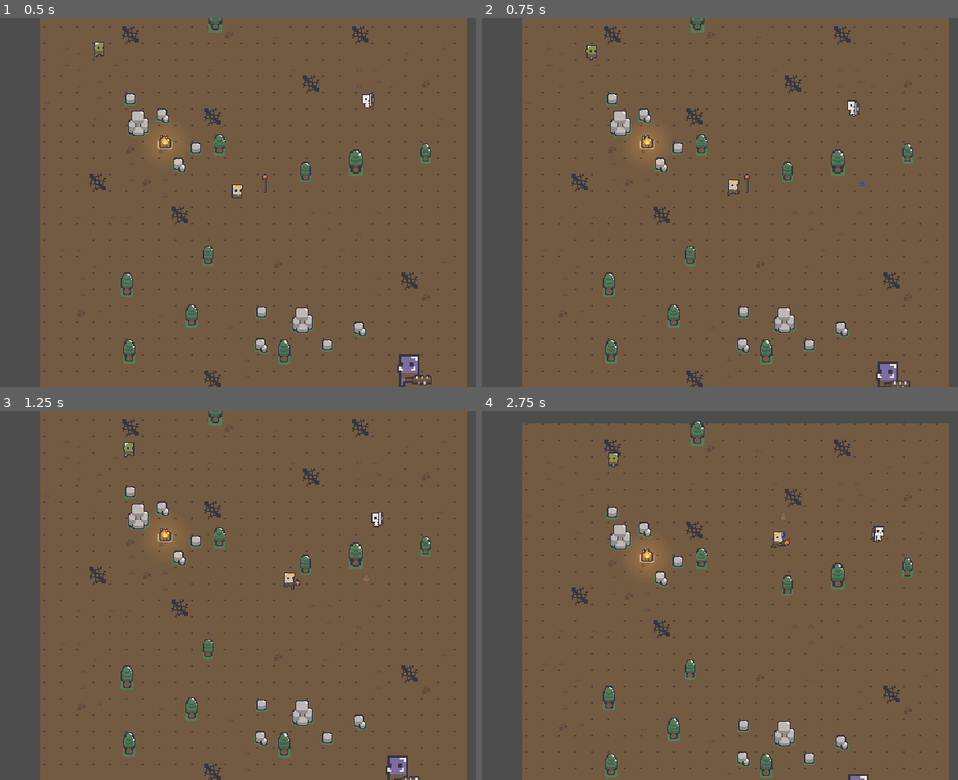
Above: before the commit, frames 1-4 (two rows, left to right).
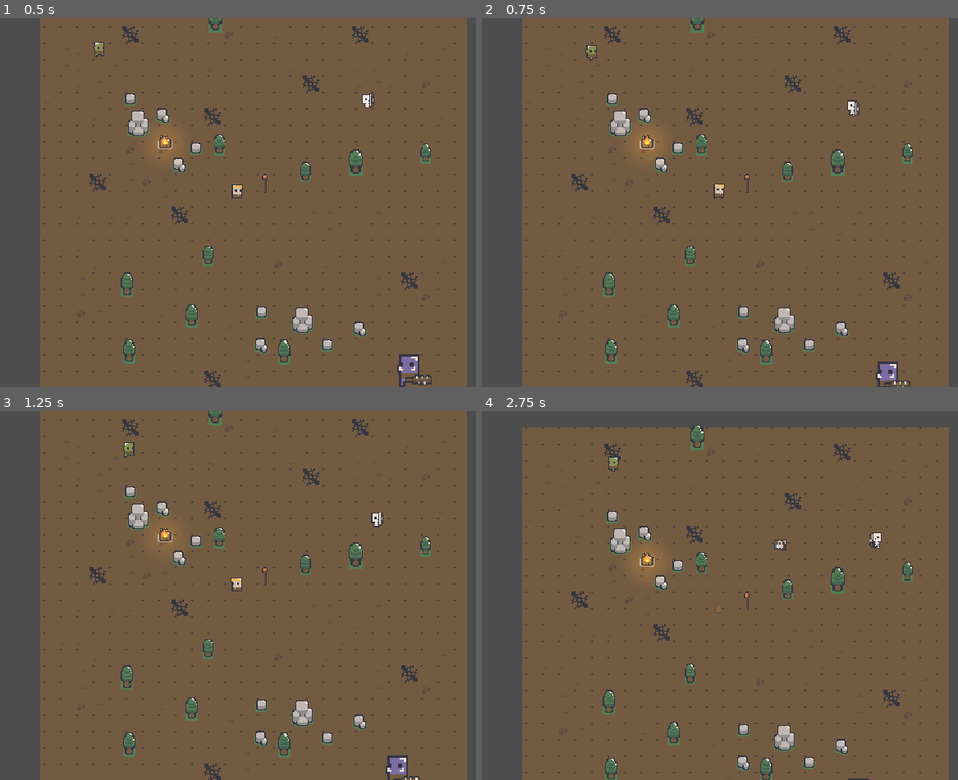
Above: after the commit, the same moments.

Repository: qmarsala/DeliciousDungeon
Game: Godot game, scene res://scenes/debug.tscn
Two runs of this game, one before a commit and one after it. Both use one fixed random seed, a clock stepped at 60 frames per second and the inputs below. This scene is started directly instead of the project's main scene.
Inputs (mouse positions are in pixels of both pictures, inside the frame that each line leads up to):
- Up to frame 1 (0.5 s): no input
- Up to frame 2 (0.75 s): move the mouse to (862, 184) at 0.52 s; press the mouse at (862, 184) at 0.53 s
- Up to frame 3 (1.25 s): no input
- Up to frame 4 (2.75 s): move the mouse to (586, 613) at 1.27 s; release the mouse at (586, 613) at 1.28 s; tap Q (basic_attack) at 1.35 s; click (586, 613) at 1.55 s; move the mouse to (781, 514) at 2.02 s; hold Right mouse button (dash) from 2.03 s (still down); click (781, 514) at 2.3 s

Frame 1 is identical in both runs. In frame 2, 0.2% of the frame differs, in the area x 48-81%, y 43-49%; in frame 3, 0.2%; in frame 4, 5.4%, in the area x 8-99%, y 2-100%.
Error after the commit: Parse Error: Could not find type "Spell" in the current scope. (res://assets/scripts/player/magic_attack.gd:30)

Commit message:
housekeeping

Diff:
--- a/src/assets/data/conflagrate.tres
+++ b/src/assets/data/conflagrate.tres
@@ -1,11 +1,11 @@
 [gd_resource type="Resource" script_class="SpellData" load_steps=3 format=3 uid="uid://chw5576wg47v4"]
 
 [ext_resource type="Script" path="res://assets/data/spell.gd" id="1_tv6dx"]
-[ext_resource type="PackedScene" uid="uid://cj44w170s0wa3" path="res://scenes/items/spell.tscn" id="2_rpfhk"]
+[ext_resource type="PackedScene" uid="uid://c1tv7g4ssauru" path="res://scenes/items/conflagrate.tscn" id="2_wrou6"]
 
 [resource]
 script = ExtResource("1_tv6dx")
-spell = ExtResource("2_rpfhk")
+spell = ExtResource("2_wrou6")
 cast_time = 0.25
 cooldown = 1.0
 attack_action = "heavy_attack"
--- /dev/null
+++ b/src/assets/scripts/items/conflagrate.gd
@@ -0,0 +1,34 @@
+extends Node2D
+class_name Conflagrate
+
+@onready var area_2d: Area2D = $Area2D
+@onready var animated_sprite_2d: AnimatedSprite2D = $AnimatedSprite2D
+
+var damage: Array[float]
+
+func init(damage_data: Array[float]):
+	damage = damage_data
+
+func deal_damage(amount):
+	var targets = area_2d.get_overlapping_areas()
+	for t in targets:
+		if t is Hitbox:
+			t.receive_damage(amount)
+
+func _on_initial_damage_timer_timeout() -> void:
+	if damage.size() > 0:
+		deal_damage(damage[0])
+
+func _on_mid_damage_timer_timeout() -> void:
+	if damage.size() > 1:
+		deal_damage(damage[1])
+	elif damage.size() > 0:
+		deal_damage(damage.back())
+
+func _on_final_damage_timer_timeout() -> void:
+	if damage.size() > 2:
+		deal_damage([damage[2]])
+	elif damage.size() > 0:
+		deal_damage(damage.back())
+	#animated_sprite_2d.visible = false
+	queue_free()
--- a/src/assets/scripts/items/spell.gd
+++ /dev/null
@@ -1,22 +0,0 @@
-extends Node2D
-class_name Spell
-
-@onready var area_2d: Area2D = $Area2D
-@onready var animated_sprite_2d: AnimatedSprite2D = $AnimatedSprite2D
-
-func _on_initial_damage_timer_timeout() -> void:
-	deal_damage(1)
-
-func _on_final_damage_timer_timeout() -> void:
-	animated_sprite_2d.visible = false
-	deal_damage(3)
-	queue_free()
-
-func deal_damage(amount):
-	var targets = area_2d.get_overlapping_areas()
-	for t in targets:
-		if t is Hitbox:
-			t.receive_damage(amount)
-
-func _on_mid_damage_timer_timeout() -> void:
-	deal_damage(2)
--- a/src/assets/scripts/player/player.gd
+++ b/src/assets/scripts/player/player.gd
@@ -42,6 +42,7 @@
 var is_dash_cooldown: bool
 
 #how else could we do this?
+# if hills go east west we may also want to pitch the angle of movement
 var is_hill: bool
 
 #temp:
--- a/src/scenes/items/spell.tscn
+++ b/src/scenes/items/conflagrate.tscn
@@ -1,38 +1,38 @@
-[gd_scene load_steps=13 format=3 uid="uid://cj44w170s0wa3"]
+[gd_scene load_steps=13 format=3 uid="uid://c1tv7g4ssauru"]
 
-[ext_resource type="Script" path="res://assets/scripts/items/spell.gd" id="1_2wrd2"]
-[ext_resource type="Texture2D" uid="uid://cdk267i0i80jy" path="res://assets/sprites/dungeon/fire_.png" id="1_4t0kg"]
+[ext_resource type="Script" path="res://assets/scripts/items/conflagrate.gd" id="1_1lhgn"]
+[ext_resource type="Texture2D" uid="uid://cdk267i0i80jy" path="res://assets/sprites/dungeon/fire_.png" id="2_8uc83"]
 
 [sub_resource type="AtlasTexture" id="AtlasTexture_d85sh"]
-atlas = ExtResource("1_4t0kg")
+atlas = ExtResource("2_8uc83")
 region = Rect2(16, 16, 16, 16)
 
 [sub_resource type="AtlasTexture" id="AtlasTexture_dqory"]
-atlas = ExtResource("1_4t0kg")
+atlas = ExtResource("2_8uc83")
 region = Rect2(32, 16, 16, 16)
 
 [sub_resource type="AtlasTexture" id="AtlasTexture_txlnw"]
-atlas = ExtResource("1_4t0kg")
+atlas = ExtResource("2_8uc83")
 region = Rect2(48, 16, 16, 16)
 
 [sub_resource type="AtlasTexture" id="AtlasTexture_g6c5x"]
-atlas = ExtResource("1_4t0kg")
+atlas = ExtResource("2_8uc83")
 region = Rect2(64, 16, 16, 16)
 
 [sub_resource type="AtlasTexture" id="AtlasTexture_a7ogn"]
-atlas = ExtResource("1_4t0kg")
+atlas = ExtResource("2_8uc83")
 region = Rect2(16, 32, 16, 16)
 
 [sub_resource type="AtlasTexture" id="AtlasTexture_vpd4u"]
-atlas = ExtResource("1_4t0kg")
+atlas = ExtResource("2_8uc83")
 region = Rect2(32, 32, 16, 16)
 
 [sub_resource type="AtlasTexture" id="AtlasTexture_giwgs"]
-atlas = ExtResource("1_4t0kg")
+atlas = ExtResource("2_8uc83")
 region = Rect2(48, 32, 16, 16)
 
 [sub_resource type="AtlasTexture" id="AtlasTexture_p1wgu"]
-atlas = ExtResource("1_4t0kg")
+atlas = ExtResource("2_8uc83")
 region = Rect2(64, 32, 16, 16)
 
 [sub_resource type="SpriteFrames" id="SpriteFrames_ng0eb"]
@@ -70,9 +70,9 @@
 [sub_resource type="CircleShape2D" id="CircleShape2D_urr0g"]
 radius = 9.0
 
-[node name="Spell" type="Node2D"]
+[node name="Conflagrate" type="Node2D"]
 z_index = 4
-script = ExtResource("1_2wrd2")
+script = ExtResource("1_1lhgn")
 
 [node name="AnimatedSprite2D" type="AnimatedSprite2D" parent="."]
 sprite_frames = SubResource("SpriteFrames_ng0eb")
